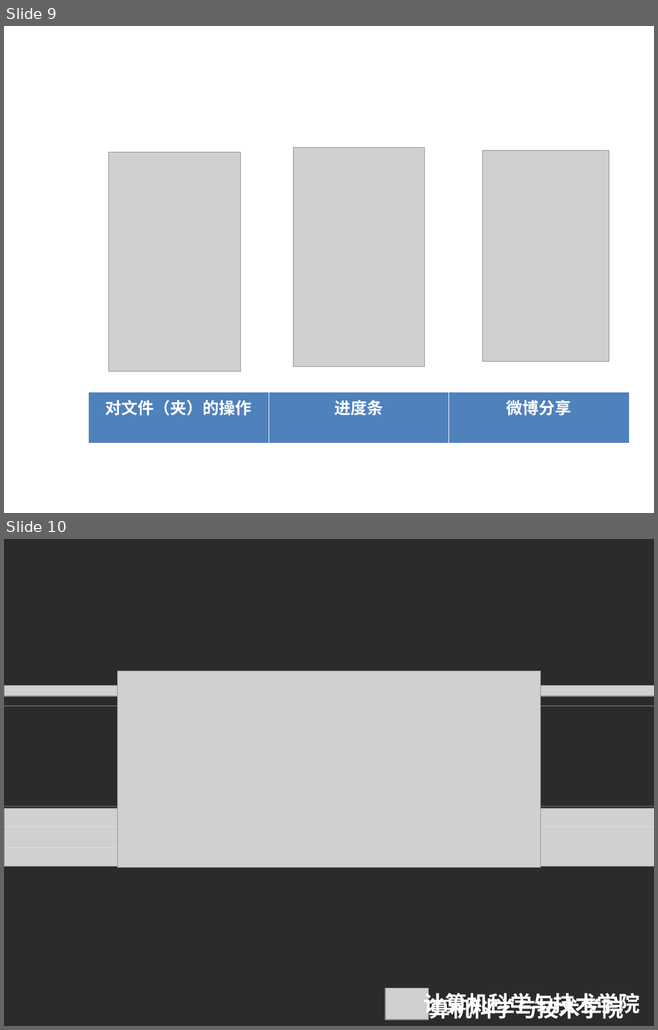
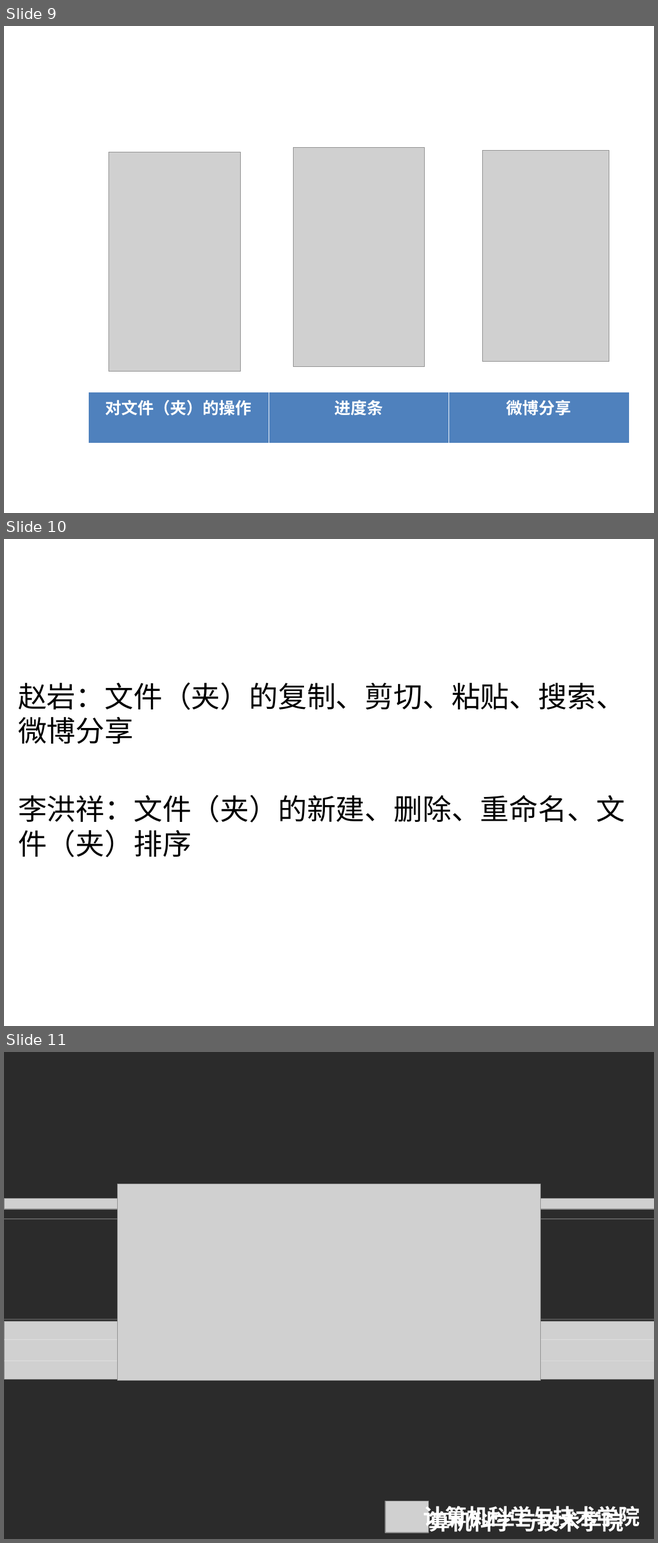
Before and after one commit to ProgramMonkey/File_explorer, a slide deck: 文件管理系统结题答辩.ppt. Shown one above the other, each under a label of ours: slides 9 and 10 before the commit, slides 9, 10 and 11 after it. The pictures are 658x1030 and 658x1543 pixels, drawn with LibreOffice and Linux fonts; fonts in the diff are those of the drawing; grey boxes stand for pictures; background and template pictures are left out; a plain dark background stands for a picture behind light text. Boxes give left, top, right and bottom in pixels: in the first picture for what was removed or moved away, otherwise in the second. Text is boxed around its words. In the diff, an @@ line names an element or a change of style, - is before the commit and + after.

Commit message:
修改了没复制粘贴的bug，修改了结题报告和PPT

```diff
--- a/文件管理系统结题答辩.ppt
+++ b/文件管理系统结题答辩.ppt
@@ slide 10 added at (4, 539, 654, 1026), background #FFFFFF; not listed: 1 template element that a slide beside it also shows @@
@@ title added at (36, 559, 621, 640), 40 pt, text #FFFFFF, bold @@
+分工
@@ text added at (18, 682, 625, 857), 32 pt, text #000000 @@
+赵岩：文件（夹）的复制、剪切、粘贴、搜索、微博分享
+李洪祥：文件（夹）的新建、删除、重命名、文件（夹）排序
@@ what was slide 10 is now slide 11 @@
```
Also in this commit, not shown: 3 other files.
